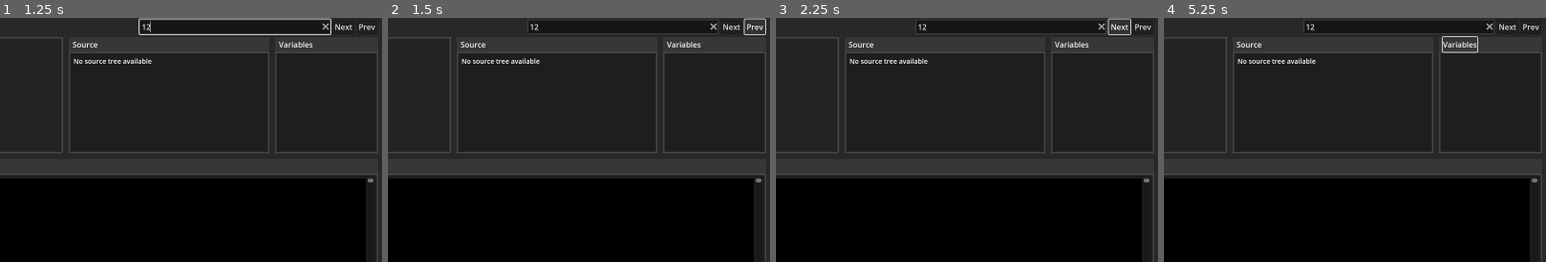
Above: before the commit, frames 1-4 (left to right).
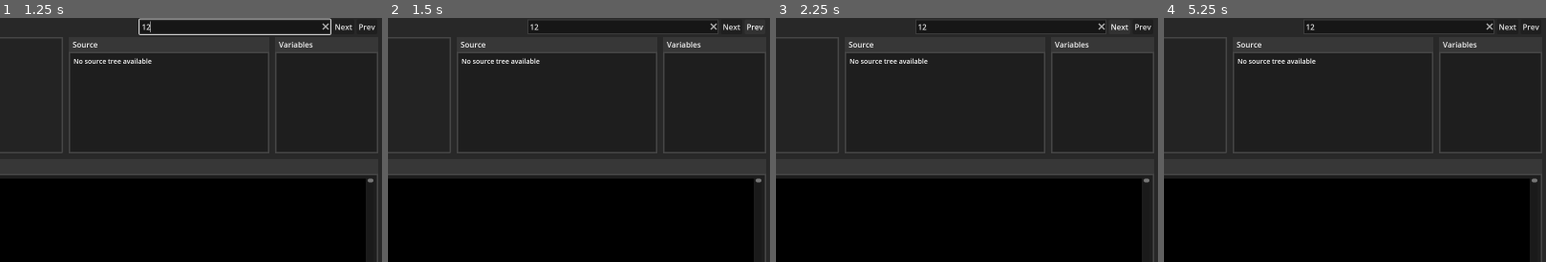
Above: after the commit, the same moments.

Repository: PatrikAAberg/dmce-gui
Game: Godot game, scene res://TraceGUI.tscn
The game is run twice, just before and just after one commit, with the same random seed, the same clock (stepped at 60 frames per second) and the same inputs.
Inputs (mouse positions are % of the whole screen's width and height, from its top left):
- Up to frame 1 (1.25 s): click (81, 2) at 0.52 s; type "12" at 0.6 s
- Up to frame 2 (1.5 s): click "Prev" at 1.25 s
- Up to frame 3 (2.25 s): click "Next" at 2 s
- Up to frame 4 (5.25 s): click "Next" at 2.75 s; tap Enter at 3.5, 5 s; move the mouse to (45, 70) at 3.52 s; hold Up 3.53-4.25 s; hold Ctrl 3.53-4.25 s; click (45, 70) at 3.67 s; tap Space at 3.77, 4.25 s; drag from (80, 65) to (45, 70) at 4.27 s; move the mouse to (20, 35) at 5.02 s; hold Down from 5.03 s (still down); tap G at 5.1 s
The pictures show only the part of the screen within x 50-100%, y 0-50%; the shares and areas given below are measured in that part.

Frame 1 is identical in both runs. In frame 2, 0.1% of the frame differs, in the area x 93-99%, y 0-8%; in frame 3, 0.1%; in frame 4, 0.1%, in the area x 72-83%, y 7-15%.
Error in both runs: Invalid access of index '0' on a base object of type: 'Array'. (res://TraceGUI.gd:362)

Commit message:
trace: prev/next button release focus

Diff:
--- a/dmcetraceGUI/TraceGUI.gd
+++ b/dmcetraceGUI/TraceGUI.gd
@@ -361,7 +361,6 @@
 func _find_prev(searchstr):
 	if Trace[TActive].index > 0:
 		for i in range(Trace[TActive].index - 1, -1, -1):
-			print(i)
 			if searchstr in Trace[TActive].tracebuffer[i]:
 				Trace[TActive].index = i
 				if Trace[TActive].index < TraceViewScrollTop:
@@ -372,9 +371,11 @@
 				break
 
 func _find_next_button_pressed():
+	FindNextButton.release_focus()
 	_find_next(FindLineEdit.text)
 
 func _find_prev_button_pressed():
+	FindPrevButton.release_focus()
 	_find_prev(FindLineEdit.text)
 
 func _find_text_submitted(text):
